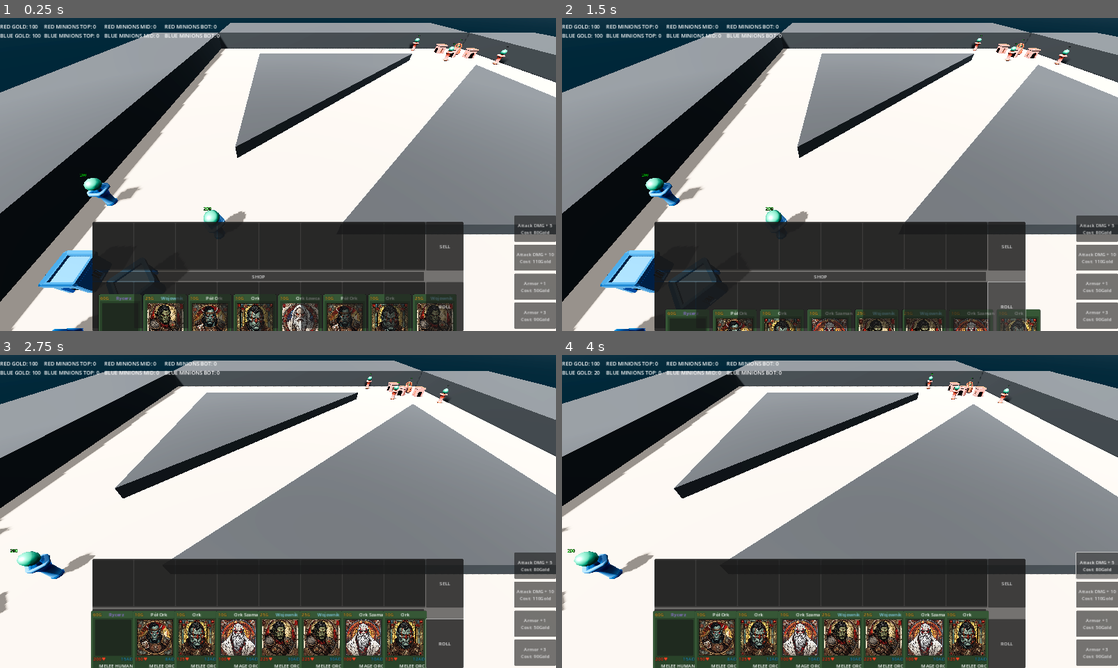
Above: before the commit, frames 1-4 (two rows, left to right).
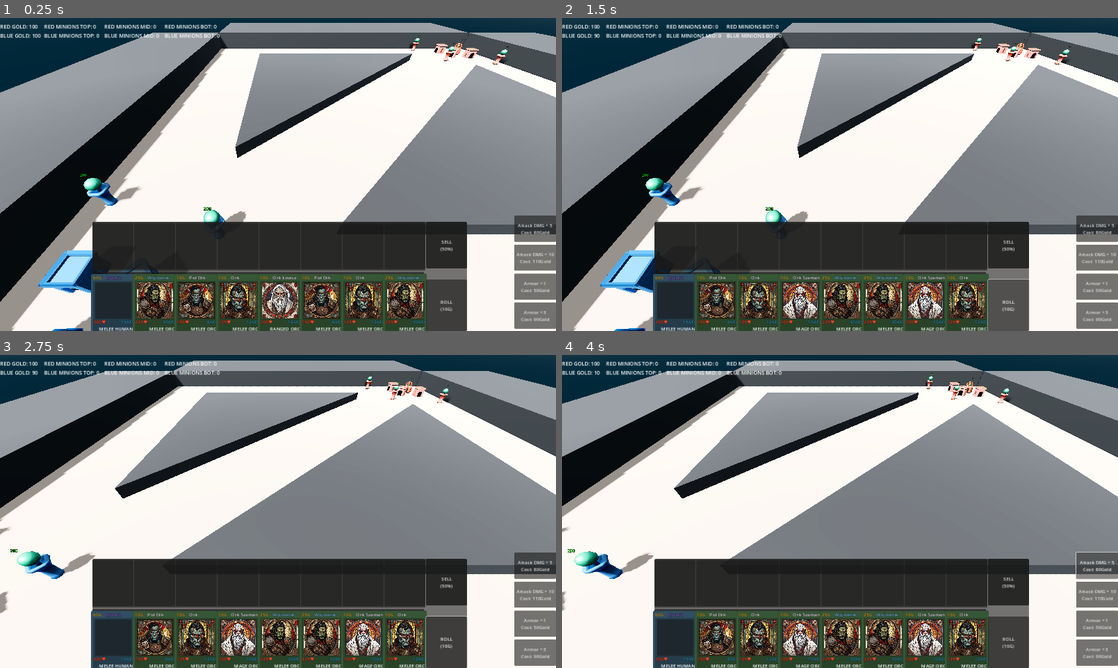
Above: after the commit, the same moments.

Repository: RadekGrzankowski/ChipsowyJam1
Game: Godot game, scene res://Scenes/Levels/wip_scene.tscn
The game is run twice, just before and just after one commit, with the same random seed, the same clock (stepped at 60 frames per second) and the same inputs.
Inputs (mouse positions are in pixels of both pictures, inside the frame that each line leads up to):
- Up to frame 1 (0.25 s): no input
- Up to frame 2 (1.5 s): click "SELL" (after the commit: "SELL (50%)") at 0.5 s; click "ROLL" (after the commit: "ROLL (10G)") at 1.25 s
- Up to frame 3 (2.75 s): move the mouse to (400, 495) at 2.02 s; hold Right (move_right) from 2.03 s (still down); tap Mouse wheel down (mwheeldown) at 2.1 s; click (400, 495) at 2.17 s
- Up to frame 4 (4 s): release Right (move_right) at 2.75 s; drag from (728, 527) to (812, 574) at 2.77 s; click "Attack DMG + 5 Cost: 80Gold" at 3.5 s

The runs differ from the first frame. In frame 1, 9.5% of the frame differs, in the area x 16-84%, y 65-100%; in frame 2, 9.3%; in frame 3, 1.2%; in frame 4, 1.2%.

Commit message:
Selling cards

Diff:
--- a/ChipsowyJam/Scenes/Assets/Cards/card.tscn
+++ b/ChipsowyJam/Scenes/Assets/Cards/card.tscn
@@ -15,6 +15,8 @@
 shadow_size = 2
 anti_aliasing = false
 
+[sub_resource type="LabelSettings" id="LabelSettings_xioda"]
+
 [sub_resource type="LabelSettings" id="LabelSettings_88qp0"]
 font_color = Color(0.858824, 0.67451, 0.203922, 1)
 outline_size = 2
@@ -56,7 +58,7 @@
 offset_bottom = 105.0
 
 [node name="Panel" type="Panel" parent="CardPanel"]
-modulate = Color(0.266667, 0.435294, 0.266667, 1)
+modulate = Color(0.240396, 0.394721, 0.493195, 1)
 layout_mode = 1
 anchors_preset = 15
 anchor_right = 1.0
@@ -70,10 +72,11 @@
 anchors_preset = 5
 anchor_left = 0.5
 anchor_right = 0.5
-offset_left = -14.0
-offset_right = 96.0
+offset_left = -25.0
+offset_right = 74.0
 offset_bottom = 25.0
 grow_horizontal = 2
+label_settings = SubResource("LabelSettings_xioda")
 
 [node name="CostLabel" type="Label" parent="CardPanel"]
 layout_mode = 1
--- a/ChipsowyJam/Scripts/CardsUI.gd
+++ b/ChipsowyJam/Scripts/CardsUI.gd
@@ -28,10 +28,10 @@
 		card.card_resource = resource
 		node.card = card
 		var position = node.global_position + node.pivot_offset
-		card.position = position
-		card.set_rest_point(position)
+		node.add_child(card)
+		card.global_position = position
+		card.set_rest_node(node)
 		card.name = "Card" + str(index) + " " + resource.name
-		node.add_child(card)
 		index += 1
 
 func _process(delta):
@@ -57,6 +57,8 @@
 
 func _on_roll_pressed():
 	var cards_to_delete = get_tree().get_nodes_in_group("shop_card")
-	for card in cards_to_delete:
-		card.queue_free()
-	fill_the_shop()
+	if Game.blue_gold >= 10:
+		Game.blue_gold -= 10
+		for card in cards_to_delete:
+			card.queue_free()
+		fill_the_shop()
--- a/ChipsowyJam/Scripts/card.gd
+++ b/ChipsowyJam/Scripts/card.gd
@@ -33,7 +33,7 @@
 
 #INFO drag & drop variables
 var selected: bool = false
-var rest_point
+var rest_node: Control
 var current_rest_node: int = -1
 var rest_nodes = []
 var cardsUI
@@ -44,8 +44,8 @@
 	set_variables()
 	update_card()
 
-func set_rest_point(position: Vector2):
-	rest_point = position
+func set_rest_node(node: Control):
+	rest_node = node
 
 func set_variables():
 	card_name = card_resource.name
@@ -79,8 +79,25 @@
 				ls.font_color =  Color.DARK_ORANGE
 			_: #Default case
 				ls.font_color =  Color.WHITE
+		ls.outline_size = 3
+		ls.outline_color = Color.BLACK
 		name_label.label_settings = ls
 
+		#modify card's background color depending on card's race
+		var color
+		var race_value: int = race
+		match race_value:
+			0: #HUMAN
+				color = Color(0.24, 0.395, 0.493)
+			1: #ORC
+				color = Color(0.267, 0.435, 0.267)
+			2: #UNDEAD
+				color = Color(0.423, 0.331, 0.577)
+			3: #ELVES
+				color = Color(0.433, 0.382, 0.256)
+			_: #Default case - HUMAN
+				color = Color(0.24, 0.395, 0.493)
+		$CardPanel/Panel.modulate = color
 		image_rect.texture = image
 		cost_label.text = str(cost) + "G"
 		race_type_label.text = str(mob_type.keys()[type]) + " " + str(mob_race.keys()[race])
@@ -96,8 +113,8 @@
 	if selected:
 		global_position = lerp(global_position, get_global_mouse_position(), 25 * delta)
 	else:
-		if rest_point != null:
-			global_position = lerp(global_position, rest_point, 10 * delta)
+		if rest_node != null:
+			global_position = lerp(global_position, rest_node.global_position + rest_node.pivot_offset, 10 * delta)
 
 func _on_mouse_click_control_gui_input(event):
 	if event is InputEventMouseButton and event.button_index == MOUSE_BUTTON_LEFT:
@@ -114,28 +131,38 @@
 			for child in rest_nodes:
 				var distance = global_position.distance_to(child.global_position + child.pivot_offset)
 				if distance < shortest_dist:
-					if child.card != null:
-						if !child.card.is_in_group("shop_card") && !is_in_group("shop_card"):
-							var temp_card: Control = rest_nodes[index].card
-							temp_card.rest_point = rest_point
-							temp_card.current_rest_node = current_rest_node
-							rest_nodes[current_rest_node].card = temp_card
-							rest_point = child.global_position + child.pivot_offset
-							current_rest_node = index
-							child.card = self
+					if child.is_in_group("sell_zone"):
+						if !is_in_group("shop_card"):
+							#sell the card as the rest node is sell zone
+							Game.blue_gold += (cost / 2)
+							queue_free()
 					else:
-						if current_rest_node >= 0:
-							rest_nodes[current_rest_node].card = null
-						if is_in_group("shop_card"):
-							# moving shop card into the deck - charging gold
-							add_to_group("deck_card")
-							remove_from_group("shop_card")
-							if Game.blue_gold >= cost:
-								Game.blue_gold -= cost
-						rest_point = child.global_position + child.pivot_offset
-						current_rest_node = index
-						child.card = self
-					cardsUI.refresh_cards.emit()
+						if child.card != null:
+							if !child.card.is_in_group("shop_card") && !is_in_group("shop_card"):
+								var temp_card: Control = rest_nodes[index].card
+								temp_card.rest_node = rest_node
+								temp_card.current_rest_node = current_rest_node
+								rest_nodes[current_rest_node].card = temp_card
+								rest_node = child
+								current_rest_node = index
+								child.card = self
+						else:
+							if current_rest_node >= 0:
+								rest_nodes[current_rest_node].card = null
+							if is_in_group("shop_card"):
+								# moving shop card into the deck - charging gold
+								if Game.blue_gold >= cost:
+									Game.blue_gold -= cost
+									add_to_group("deck_card")
+									remove_from_group("shop_card")
+									rest_node = child
+									current_rest_node = index
+									child.card = self
+							else:
+								rest_node = child
+								current_rest_node = index
+								child.card = self
+						cardsUI.refresh_cards.emit()
 				index += 1
 			selected = false
 			#reset the top level and position to not obstruct other cards
--- a/ChipsowyJam/Scripts/card_zone.gd
+++ b/ChipsowyJam/Scripts/card_zone.gd
@@ -1,6 +1,6 @@
 extends Control
 
-enum zone_type {DECK, SHOP}
+enum zone_type {DECK, SHOP, SELL}
 @export var zone: zone_type
 @export var card: Control
 
--- a/ChipsowyJam/UI/cards_ui.tscn
+++ b/ChipsowyJam/UI/cards_ui.tscn
@@ -24,7 +24,7 @@
 anchor_bottom = 1.0
 offset_left = -640.0
 offset_top = -376.0
-offset_right = 640.0
+offset_right = 652.0
 grow_horizontal = 2
 grow_vertical = 0
 
@@ -130,11 +130,21 @@
 layout_mode = 2
 size_flags_horizontal = 3
 
-[node name="Sell" type="Button" parent="UI/CardsPanelsAndTools/Tools"]
+[node name="CardZoneSell" parent="UI/CardsPanelsAndTools/Tools" groups=["sell_zone", "zone"] instance=ExtResource("8_agvxe")]
 layout_mode = 2
+zone = 2
+
+[node name="Sell" type="Button" parent="UI/CardsPanelsAndTools/Tools/CardZoneSell"]
+layout_mode = 1
+anchors_preset = 15
+anchor_right = 1.0
+anchor_bottom = 1.0
+grow_horizontal = 2
+grow_vertical = 2
 size_flags_vertical = 3
 size_flags_stretch_ratio = 8.0
-text = "SELL"
+text = "SELL
+(50%)"
 
 [node name="Spacer" type="Control" parent="UI/CardsPanelsAndTools/Tools"]
 custom_minimum_size = Vector2(0, 31)
@@ -145,7 +155,8 @@
 layout_mode = 2
 size_flags_vertical = 3
 size_flags_stretch_ratio = 8.0
-text = "ROLL"
+text = "ROLL
+(10G)"
 
 [connection signal="refresh_cards" from="." to="." method="_on_refresh_cards"]
 [connection signal="pressed" from="UI/CardsPanelsAndTools/CardsPanels/ShopSpacer/ShopButton" to="." method="_on_shop_button_pressed"]
Not shown: 1 places in ChipsowyJam/Scenes/Assets/Cards/card.tscn that only renumber resources
